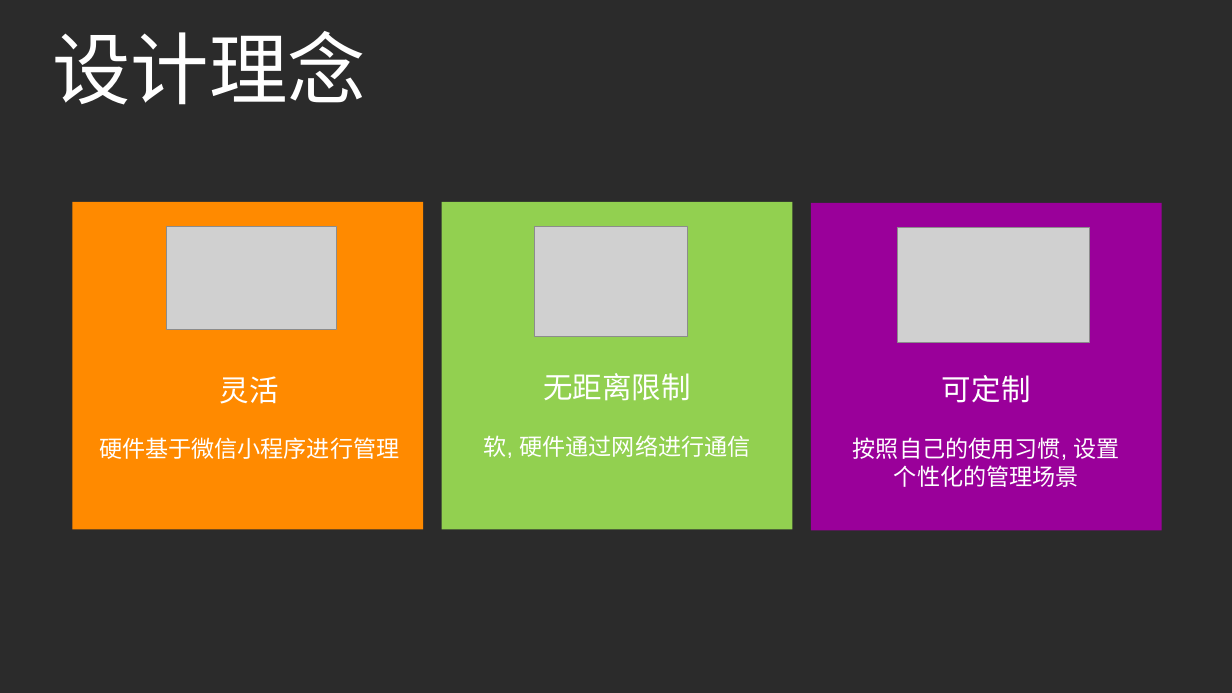
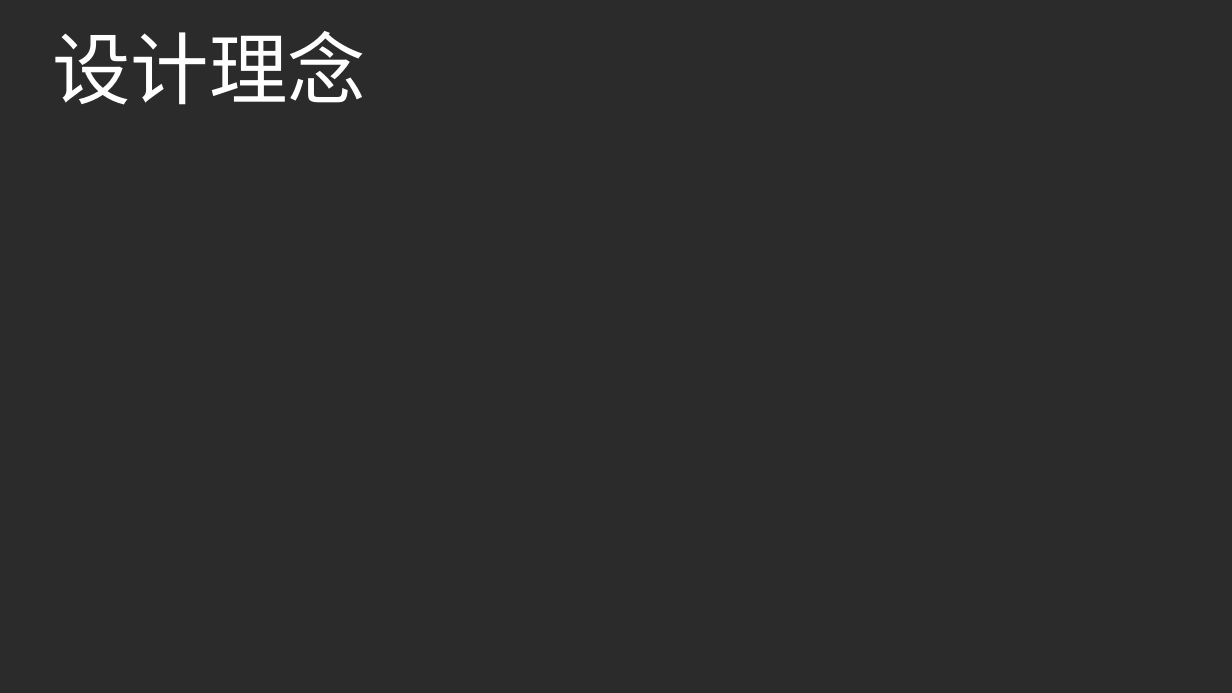
Before and after one commit to midoushitongtong/smart-home, a slide deck: slide 2 of 物联家居平台.ppt. Drawn at 1232x693 pixels with LibreOffice and Linux fonts; fonts in the diff are those of the drawing; grey boxes stand for pictures; background and template pictures are left out; a plain dark background stands for a picture behind light text. Boxes give left, top, right and bottom in pixels: in the first picture for what was removed or moved away, otherwise in the second. Text is boxed around its words. In the diff, an @@ line names an element or a change of style, - is before the commit and + after.

```diff
--- a/物联家居平台.ppt
+++ b/物联家居平台.ppt
@@ rectangle removed at (x1=72, y1=201, x2=423, y2=530) @@
@@ rectangle removed at (x1=442, y1=201, x2=793, y2=530) @@
@@ rectangle removed at (x1=811, y1=202, x2=1161, y2=531) @@
@@ picture removed at (x1=166, y1=226, x2=336, y2=330) @@
@@ picture removed at (x1=535, y1=226, x2=688, y2=336) @@
@@ picture removed at (x1=897, y1=227, x2=1090, y2=343) @@
@@ text removed at (x1=99, y1=376, x2=399, y2=459) @@
-灵活
-硬件基于微信小程序进行管理
@@ text removed at (x1=484, y1=373, x2=751, y2=458) @@
-无距离限制
-软, 硬件通过网络进行通信
@@ text removed at (x1=853, y1=375, x2=1120, y2=487) @@
-可定制
-按照自己的使用习惯, 设置
-个性化的管理场景
```
Also in this commit, not shown: 14 other files.
